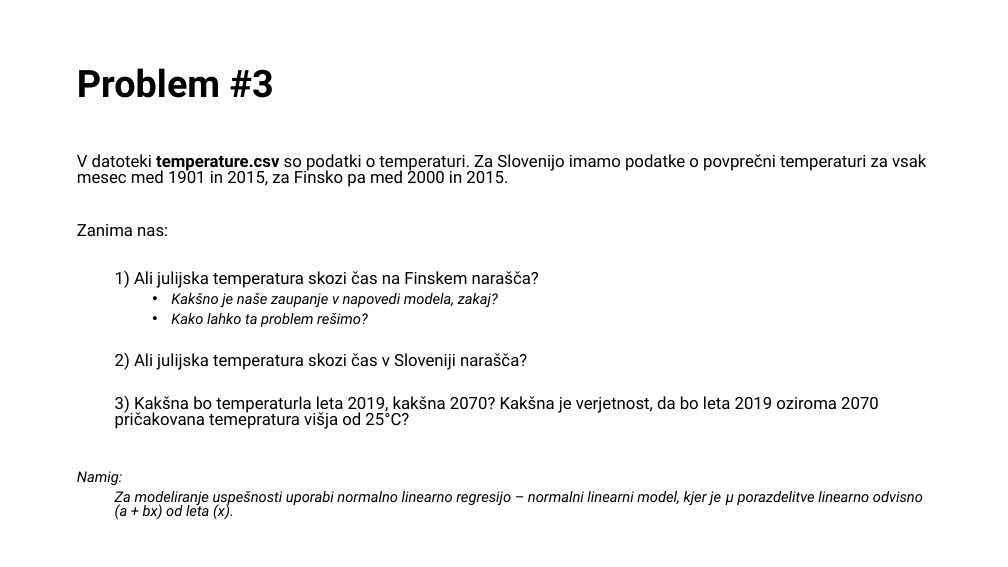
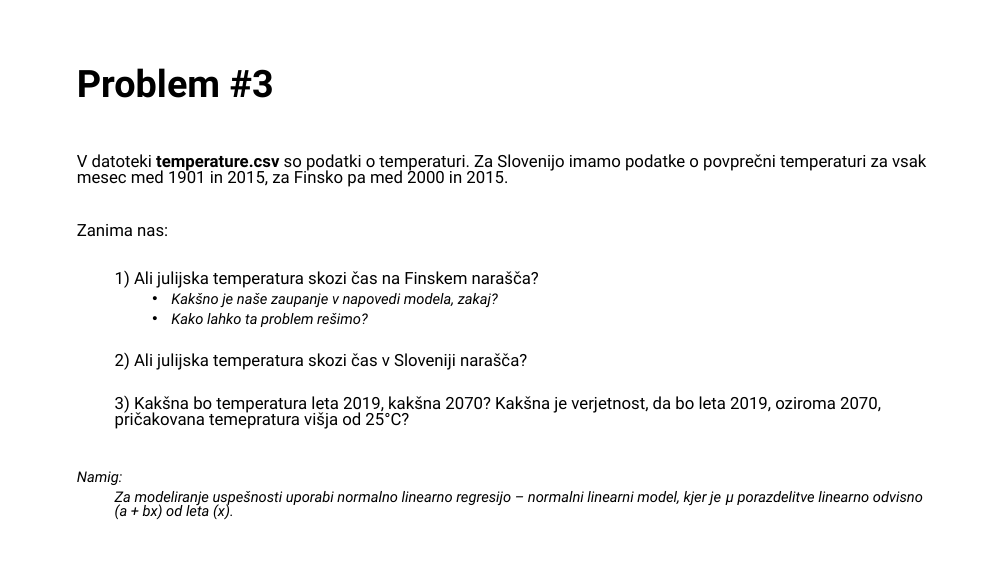
Before and after one commit to bstatcomp/Stan-Intro-Workshop, a slide deck: slide 48 of slides/prezentacija.pptx. Drawn at 1008x567 pixels with LibreOffice and Linux fonts; fonts in the diff are those of the drawing. Boxes give left, top, right and bottom in pixels: in the first picture for what was removed or moved away, otherwise in the second. Text is boxed around its words. In the diff, an @@ line names an element or a change of style, - is before the commit and + after.

```diff
--- a/slides/prezentacija.pptx
+++ b/slides/prezentacija.pptx
@@ text at <box>115,396,881,429</box>: text changed @@
-  3) Kakšna bo temperaturla leta 2019, kakšna 2070? Kakšna je verjetnost, da bo leta 2019 oziroma 2070 pričakovana temepratura višja od 25°C?
+  3) Kakšna bo temperatura leta 2019, kakšna 2070? Kakšna je verjetnost, da bo leta 2019, oziroma 2070, pričakovana temepratura višja od 25°C?
```
Also in this commit, not shown: 12 other slides changed, 16 other files.
